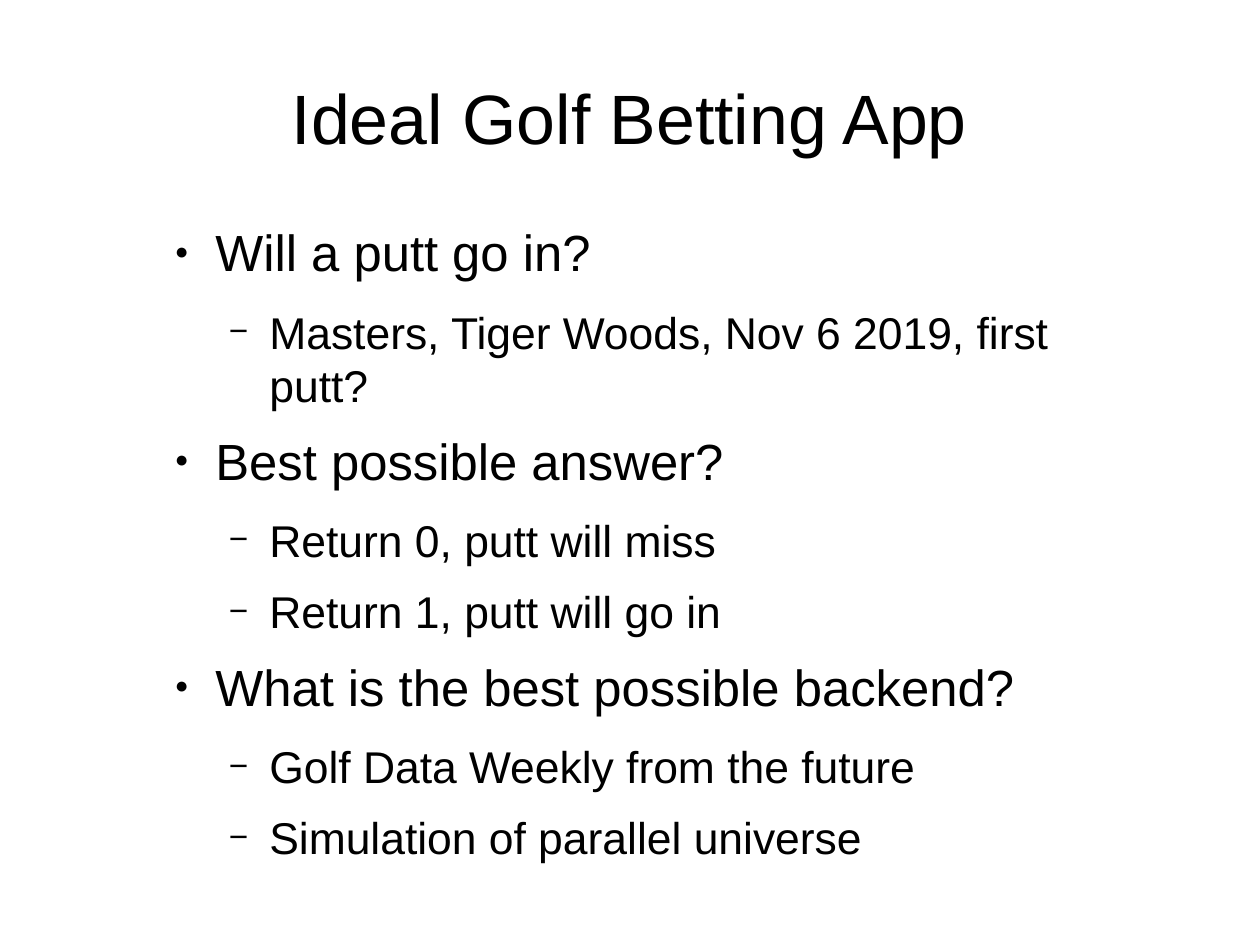
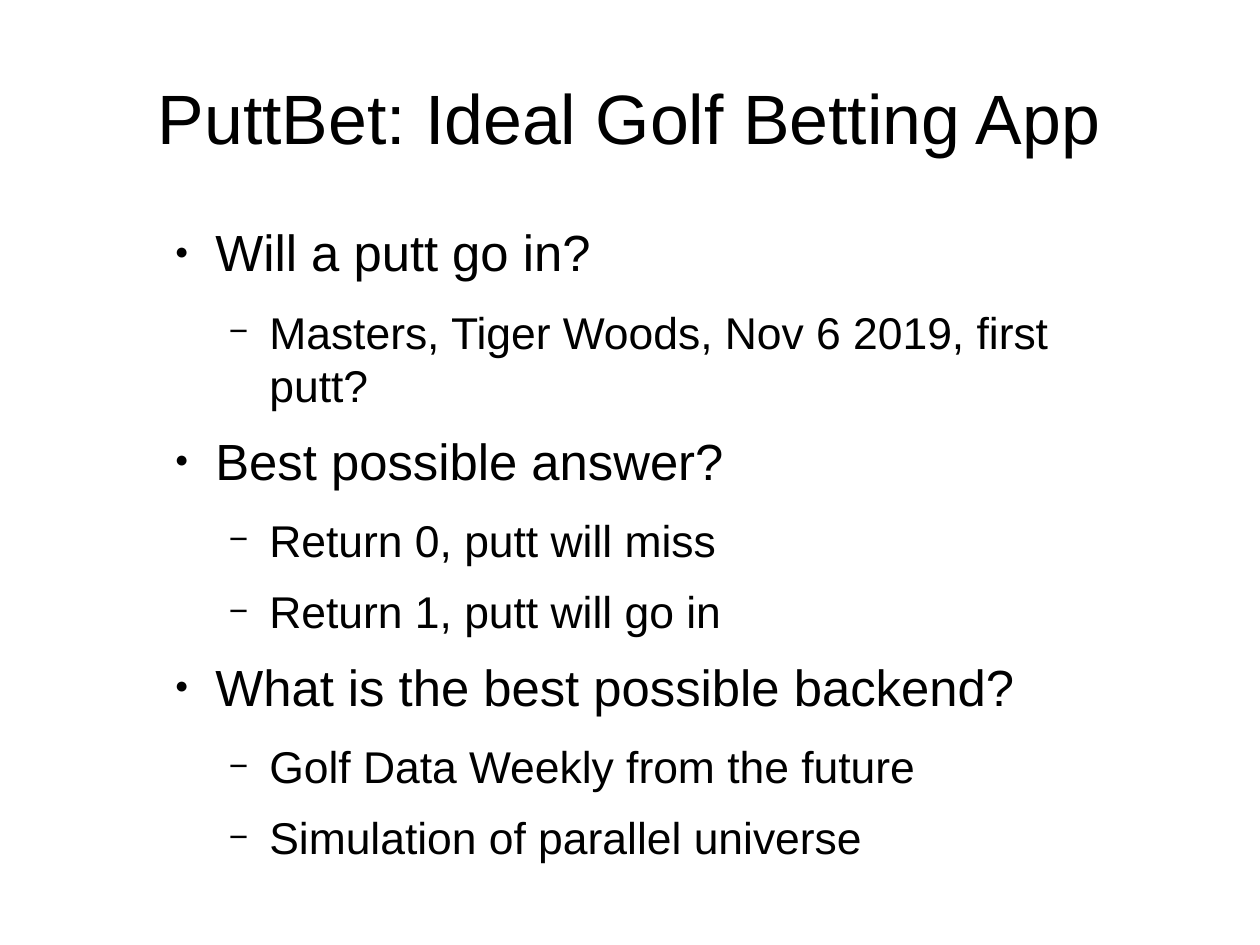
Before and after one commit to breckbaldwin/StanIsThePlan, a slide deck: slide 4 of teaching/StanIsThPlanPyData.odp. Drawn at 1260x945 pixels with LibreOffice and Linux fonts; fonts in the diff are those of the drawing. Boxes give left, top, right and bottom in pixels: in the first picture for what was removed or moved away, otherwise in the second. Text is boxed around its words. In the diff, an @@ line names an element or a change of style, - is before the commit and + after.

```diff
--- a/teaching/StanIsThPlanPyData.odp
+++ b/teaching/StanIsThPlanPyData.odp
@@ title at box(158, 93, 1100, 157): text changed @@
-Ideal Golf Betting App
+PuttBet: Ideal Golf Betting App
```
Also in this commit, not shown: 2 other slides changed, 5 slides added, 1 slide removed, 4 other files.
